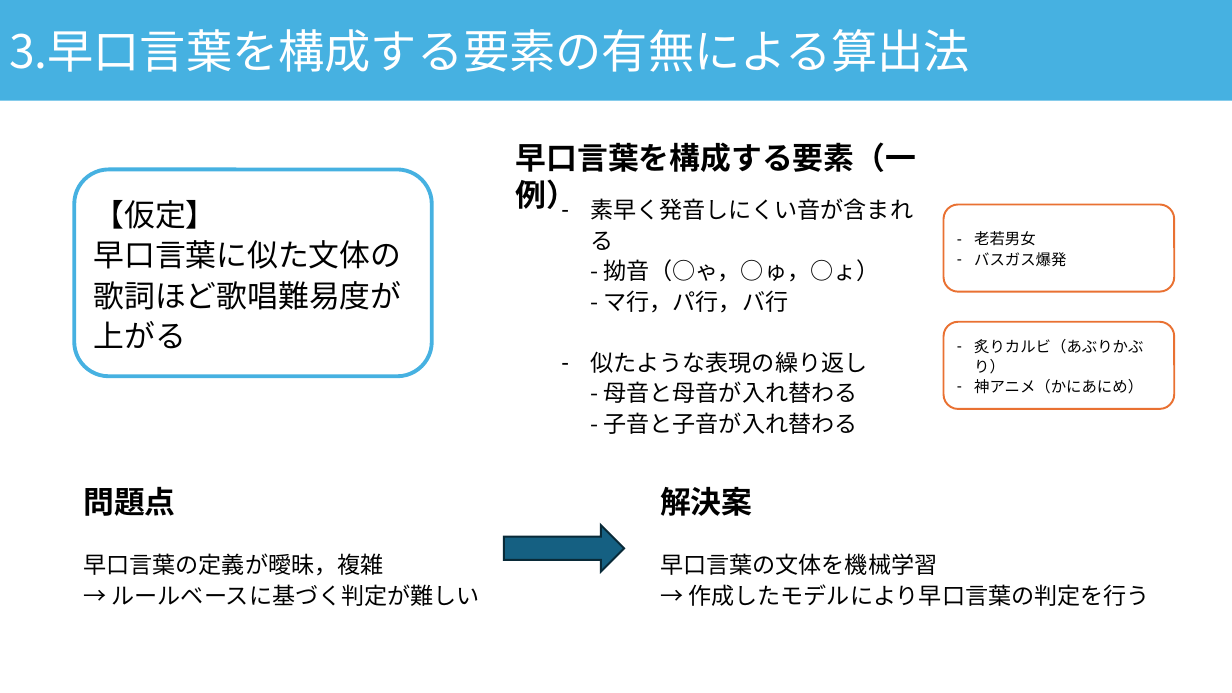
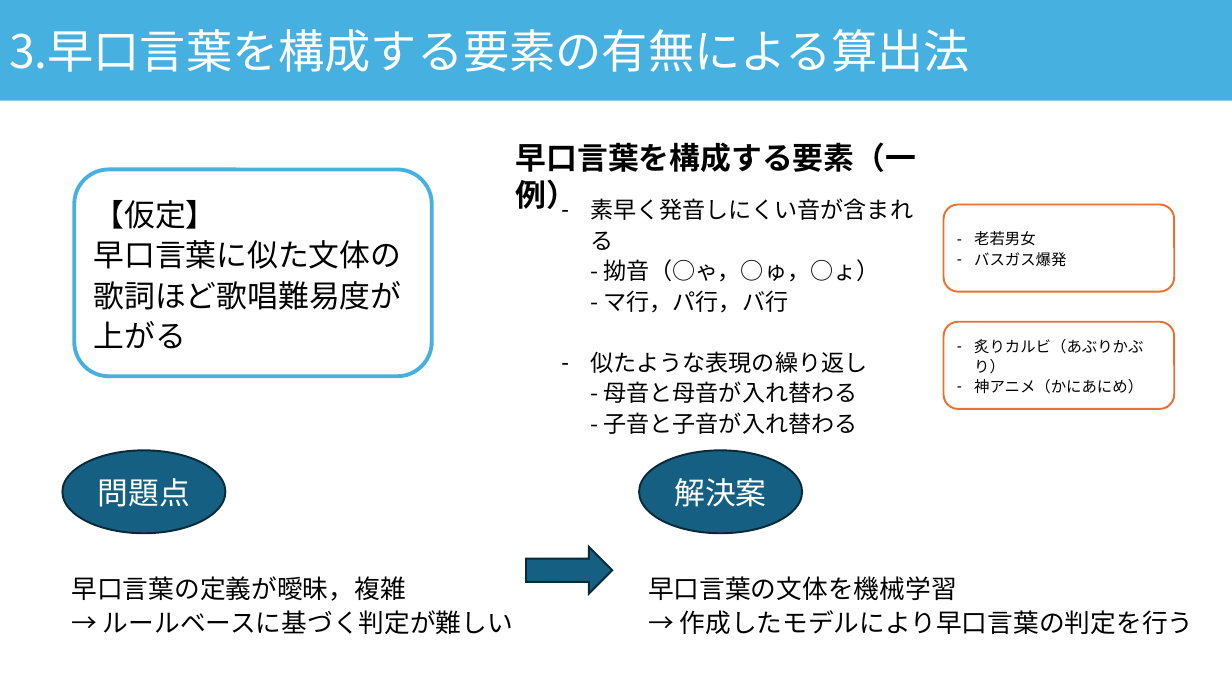
Before and after one commit to asn407/20241221, a slide deck: slide 12 of 年末発表.pptx. Drawn at 1232x693 pixels with LibreOffice and Linux fonts; fonts in the diff are those of the drawing. Boxes give left, top, right and bottom in pixels: in the first picture for what was removed or moved away, otherwise in the second. Text is boxed around its words. In the diff, an @@ line names an element or a change of style, - is before the commit and + after.

```diff
--- a/年末発表.pptx
+++ b/年末発表.pptx
@@ ellipse "問題点" at [63, 450, 226, 533]: text colour #000000 to #FFFFFF, bold off; alignment left to centre; vertical alignment top to middle; fill none to #156082; outline none to #092A39 1.5 pt @@
@@ ellipse "問題点": place and size @@
-ellipse "問題点" at [83, 486, 175, 516]
+ellipse "問題点" at [63, 450, 226, 533]
@@ ellipse "解決案": place and size @@
-ellipse "解決案" at [660, 487, 752, 516]
+ellipse "解決案" at [640, 450, 802, 533]
@@ ellipse "解決案" at [640, 450, 802, 533]: text colour #000000 to #FFFFFF, bold off; alignment left to centre; vertical alignment top to middle; fill none to #156082; outline none to #092A39 1.5 pt @@
@@ text "早口言葉の定義が曖昧，複雑": place and size @@
-text "早口言葉の定義が曖昧，複雑" at [83, 553, 480, 606]
+text "早口言葉の定義が曖昧，複雑" at [71, 576, 513, 634]
@@ text "早口言葉の定義が曖昧，複雑" at [71, 576, 513, 634]: size 18 to 20 pt @@
@@ right arrow: place and size @@
-right arrow at [504, 525, 624, 571]
+right arrow at [526, 547, 612, 593]
@@ text "早口言葉の文体を機械学習" at [648, 576, 1194, 634]: size 18 to 20 pt @@
@@ text "早口言葉の文体を機械学習": place and size @@
-text "早口言葉の文体を機械学習" at [660, 553, 1150, 606]
+text "早口言葉の文体を機械学習" at [648, 576, 1194, 634]
```
Also in this commit, not shown: 7 other slides changed, 2 slides added, 1 slide removed.
